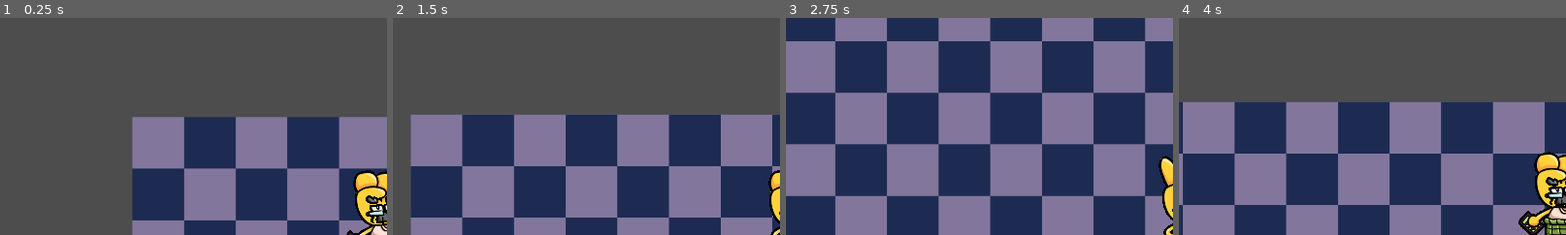
Above: before the commit, frames 1-4 (left to right).
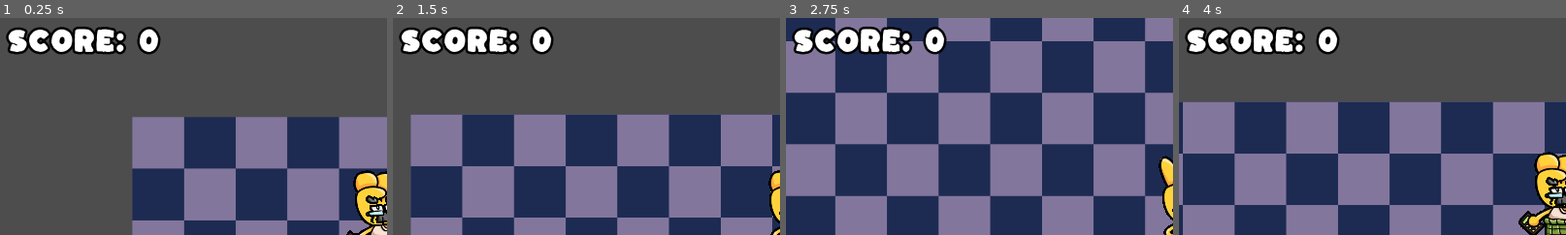
Above: after the commit, the same moments.

Repository: jessicaryan19/retail-rumble
Game: Godot game, scene res://game/game.tscn
Same seed, same stepped clock (60 frames per second), same inputs: the game is played once before the commit and once after it.
Inputs:
- Up to frame 1 (0.25 s): no input
- Up to frame 2 (1.5 s): hold D (move_right) 0.53-1.28 s; tap K (equip_paper) at 0.6 s; hold S (move_down) from 1.28 s (still down); tap J (equip_rock) at 1.35 s
- Up to frame 3 (2.75 s): release S (move_down) at 2.03 s; hold D (move_right) from 2.03 s (still down); tap L (equip_scissor) at 2.1 s
- Up to frame 4 (4 s): release D (move_right) at 2.78 s; hold W (move_up) 2.78-3.53 s; tap K (equip_paper) at 2.85 s; hold A (move_left) from 3.53 s (still down); tap J (equip_rock) at 3.6 s
The pictures show only the part of the screen within x 0-50%, y 0-50%; the shares and areas given below are measured in that part.

The runs differ from the first frame. In frame 1, 3.9% of the frame differs, in the area x 1-42%, y 4-17%; in frame 2, 3.9%; in frame 3, 4.1%; in frame 4, 3.9%.

Commit message:
feat: add ui for score and combo

Diff:
--- /dev/null
+++ b/assets/font/label_setting.tres
@@ -0,0 +1,9 @@
+[gd_resource type="LabelSettings" load_steps=2 format=3 uid="uid://mj62uk12jtlr"]
+
+[ext_resource type="FontFile" uid="uid://bet3oe08d83oe" path="res://assets/font/Kaph-Regular.ttf" id="1_xxs8t"]
+
+[resource]
+font = ExtResource("1_xxs8t")
+font_size = 64
+outline_size = 24
+outline_color = Color(0, 0, 0, 1)
--- /dev/null
+++ b/game/combo_ui.gd
@@ -0,0 +1,14 @@
+extends CanvasLayer
+
+@export var score_manager: NodePath
+@onready var combo_label = $ComboLabel
+
+func _ready():
+	var score_manager = get_node(score_manager)
+	score_manager.combo_changed.connect(update_combo_label, score_manager.combo)
+
+func update_combo_label(new_combo: int):
+	if new_combo <= 1:
+		combo_label.text = ""
+	else:
+		combo_label.text = "Combo %d" % new_combo
--- a/game/game.tscn
+++ b/game/game.tscn
@@ -1,10 +1,13 @@
-[gd_scene load_steps=8 format=3 uid="uid://c7s7t0l0r87ea"]
+[gd_scene load_steps=11 format=3 uid="uid://c7s7t0l0r87ea"]
 
 [ext_resource type="Texture2D" uid="uid://c66foqpixvgx6" path="res://game/background/repeating_background.png" id="1_4fuuu"]
 [ext_resource type="PackedScene" uid="uid://byxbcaf1scbhq" path="res://player/player.tscn" id="1_l1rk1"]
 [ext_resource type="Shader" path="res://player/damage_shader_test.gdshader" id="3_dxrkv"]
 [ext_resource type="PackedScene" uid="uid://dsuxwx28ircol" path="res://enemy/enemy_spawner.tscn" id="4_4fuuu"]
 [ext_resource type="Script" uid="uid://uwp46gwnfjob" path="res://game/score_manager.gd" id="5_dxrkv"]
+[ext_resource type="LabelSettings" uid="uid://mj62uk12jtlr" path="res://assets/font/label_setting.tres" id="6_dakft"]
+[ext_resource type="Script" uid="uid://cgikbfrecybyf" path="res://game/game_ui.gd" id="6_u5opy"]
+[ext_resource type="Script" uid="uid://bgxrswvkll6id" path="res://game/combo_ui.gd" id="8_y36n6"]
 
 [sub_resource type="ShaderMaterial" id="ShaderMaterial_dakft"]
 shader = ExtResource("3_dxrkv")
@@ -49,3 +52,26 @@
 script = ExtResource("5_dxrkv")
 
 [node name="ComboTimer" type="Timer" parent="ScoreManager"]
+
+[node name="GameUI" type="CanvasLayer" parent="."]
+script = ExtResource("6_u5opy")
+score_manager = NodePath("../ScoreManager")
+
+[node name="ScoreLabel" type="Label" parent="GameUI"]
+offset_left = 18.0
+offset_top = 22.0
+offset_right = 286.0
+offset_bottom = 96.0
+text = "score: 0"
+label_settings = ExtResource("6_dakft")
+
+[node name="ComboUI" type="CanvasLayer" parent="."]
+script = ExtResource("8_y36n6")
+score_manager = NodePath("../ScoreManager")
+
+[node name="ComboLabel" type="Label" parent="ComboUI"]
+offset_left = 16.0
+offset_top = 107.0
+offset_right = 306.0
+offset_bottom = 181.0
+label_settings = ExtResource("6_dakft")
--- /dev/null
+++ b/game/game_ui.gd
@@ -0,0 +1,11 @@
+extends CanvasLayer
+
+@export var score_manager: NodePath
+@onready var score_label = $ScoreLabel
+
+func _ready():
+	var score_manager = get_node(score_manager)
+	score_manager.score_changed.connect(update_score_label, score_manager.score)
+
+func update_score_label(new_score: int):
+	score_label.text = "Score: %d" % new_score
--- a/game/score_manager.gd
+++ b/game/score_manager.gd
@@ -1,10 +1,10 @@
 extends Node2D
 
-signal score_changed
-signal combo_changed
+signal score_changed(new_score: int)
+signal combo_changed(new_combo: int)
 
 var score: int = 0
-var combo: int = 1
+var combo: int = 0
 @export var combo_interval: float = 10.0
 @onready var combo_timer = $ComboTimer
 
@@ -14,13 +14,13 @@
 	combo_timer.one_shot = true
 
 func reset_combo():
-	combo = 1
+	combo = 0
 	print("reset combo: ", combo)
-	emit_signal("combo_changed")
+	emit_signal("combo_changed", combo)
 
 func add_combo():
 	combo += 1
-	emit_signal("combo_changed")
+	emit_signal("combo_changed", combo)
 	combo_timer.stop()
 	combo_timer.start()
 
@@ -28,12 +28,12 @@
 	score += points * combo
 	print("combo: ", combo)
 	print("current score: ", score)
-	emit_signal("score_changed")
+	emit_signal("score_changed", score)
 
 func reset_score():
 	score = 0
-	emit_signal("score_changed")
+	emit_signal("score_changed", score)
 
 func _on_enemy_took_damage():
+	add_combo()
 	add_score(10)
-	add_combo()
Binary file added: assets/font/Kaph-Regular.ttf
Not shown, added: assets/font/Kaph-Regular.ttf.import
Not shown, added: game/combo_ui.gd.uid
Not shown, added: game/game_ui.gd.uid
Not shown, changed: .DS_Store
